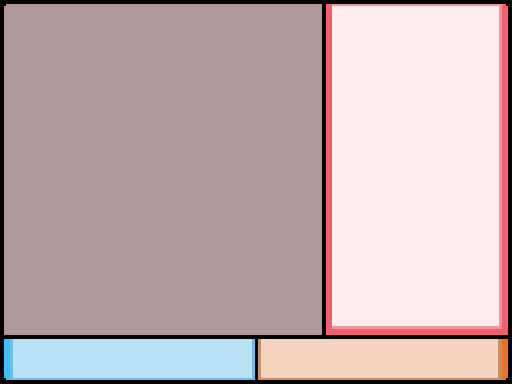
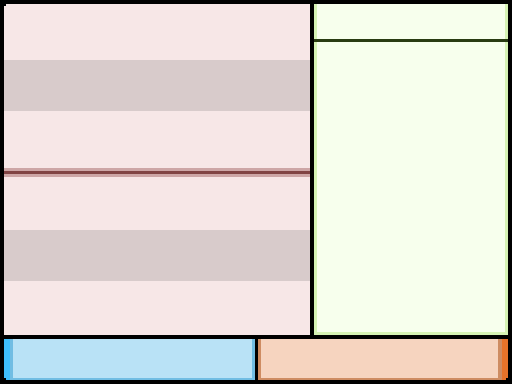
Layer changes from the first 512 x 384 image to the second:
painted on "battle_info.png" over [4, 4, 508, 335]
